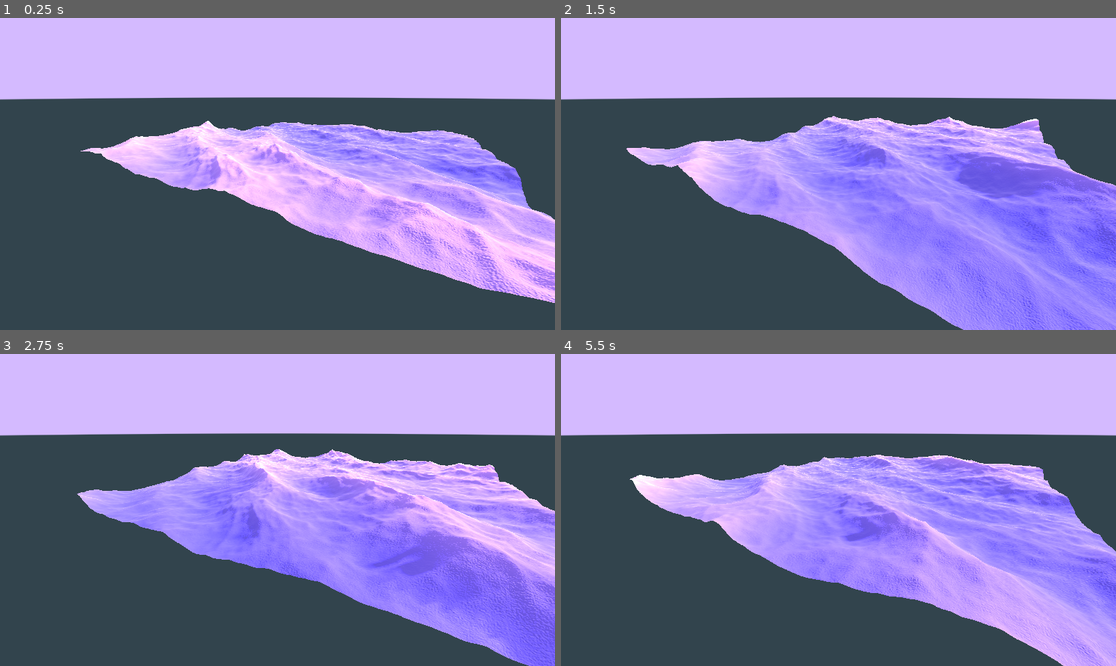
Above: before the commit, frames 1-4 (two rows, left to right).
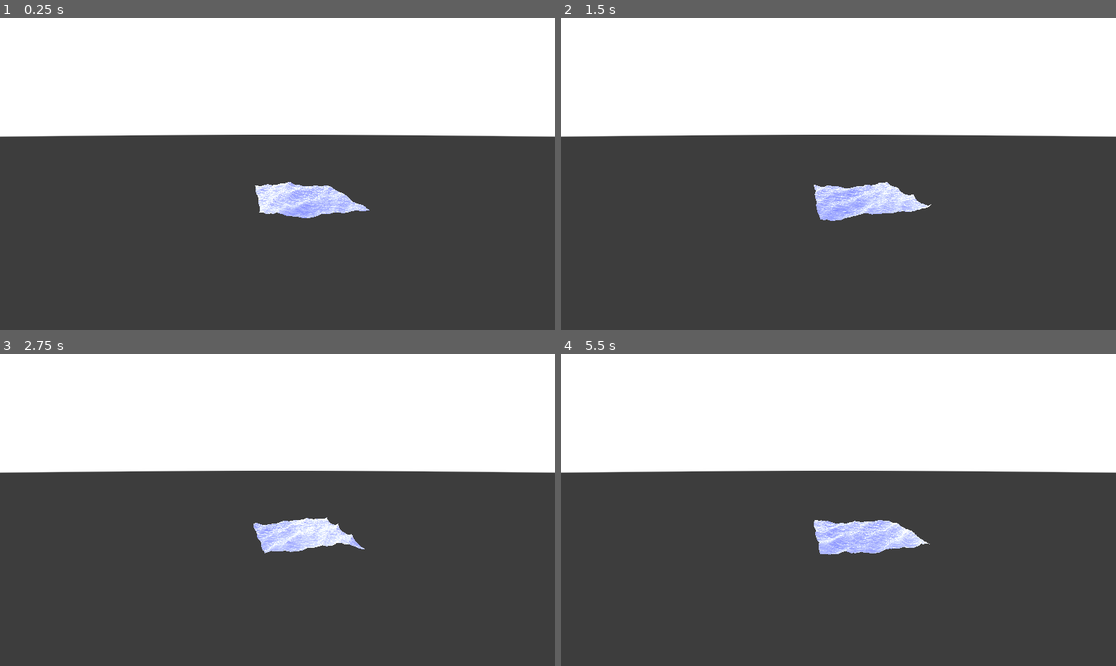
Above: after the commit, the same moments.

Repository: gersondekleuver/godot-gerstner-waves
Game: Godot game, scene res://stylized_wave/stylized_wave_scene.tscn
Same seed, same stepped clock (60 frames per second), same inputs: the game is played once before the commit and once after it.
Inputs:
- Up to frame 1 (0.25 s): no input
- Up to frame 2 (1.5 s): no input
- Up to frame 3 (2.75 s): no input
- Up to frame 4 (5.5 s): no input

The runs differ from the first frame. In frame 1, 61% of the frame differs, in the area x 0-100%, y 0-92%; in frame 2, 72%, in the area x 0-100%, y 0-100%; in frame 3, 68%; in frame 4, 68%.

Commit message:
small changes

Diff:
--- a/godot-ocean-shader-collection-4.3/project.godot
+++ b/godot-ocean-shader-collection-4.3/project.godot
@@ -17,4 +17,4 @@
 
 [editor]
 
-movie_writer/movie_file="C:/Users/kleuv/Documents/godot_games/godot-ocean-shader-collection-4.3/recording.avi"
+movie_writer/movie_file="C:/Users/kleuv/Documents/godot_games/godot_ocean_shaders/godot-ocean-shader-collection-4.3/recording.avi"
--- a/godot-ocean-shader-collection-4.3/stylized_wave/stylized_wave_scene.tscn
+++ b/godot-ocean-shader-collection-4.3/stylized_wave/stylized_wave_scene.tscn
@@ -38,9 +38,9 @@
 [sub_resource type="ShaderMaterial" id="ShaderMaterial_qpsmv"]
 render_priority = 0
 shader = ExtResource("1_tsmva")
-shader_parameter/albedo = Color(0.20871, 0.246509, 0.809763, 1)
+shader_parameter/albedo = Color(0.19855, 0.233522, 0.780771, 1)
 shader_parameter/albedo_fresnel = Color(1, 1, 1, 1)
-shader_parameter/albedo_foam = Color(1, 0.78116, 0.992192, 1)
+shader_parameter/albedo_foam = Color(1, 1, 1, 1)
 shader_parameter/roughness = 0.0
 shader_parameter/metallic = 0.2
 shader_parameter/normal_texture_speed_1 = 0.3
@@ -48,46 +48,37 @@
 shader_parameter/normal_texture_dir_1 = Vector2(0, 2)
 shader_parameter/normal_texture_dir_2 = Vector2(0.2, 0.2)
 shader_parameter/height_noise_amplitude = 0.7
-shader_parameter/height_noise_smoothness = 30.0
+shader_parameter/height_noise_smoothness = 25.0
 shader_parameter/height_noise_speed = 0.01
 shader_parameter/wave_1 = Vector4(1, 1, 0.2, 5)
 shader_parameter/wave_2 = Vector4(2, 1, 0.2, 3)
 shader_parameter/wave_3 = Vector4(1, 2, 0.15, 7)
 shader_parameter/wave_4 = Vector4(2, 1, 0.1, 12)
 shader_parameter/wave_5 = Vector4(3, 1, 0.1, 30)
-shader_parameter/pi = 3.14159
 shader_parameter/normal_texture_1 = SubResource("NoiseTexture2D_0mly1")
 shader_parameter/normal_texture_2 = SubResource("NoiseTexture2D_fdm30")
 shader_parameter/height_map = SubResource("NoiseTexture2D_yldqg")
 
 [sub_resource type="QuadMesh" id="QuadMesh_ialnf"]
 size = Vector2(20, 20)
-subdivide_width = 1000
-subdivide_depth = 1000
+subdivide_width = 500
+subdivide_depth = 500
 orientation = 1
 
-[sub_resource type="ShaderMaterial" id="ShaderMaterial_bsy87"]
-shader = ExtResource("2_g7crs")
-shader_parameter/sky_color = Color(0.832319, 0.730979, 1, 1)
-shader_parameter/horizion_color = Color(0.197736, 0.26787, 0.301854, 1)
+[sub_resource type="ShaderMaterial" id="ShaderMaterial_po4gd"]
+shader = ExtResource("2_66ck1")
+shader_parameter/sky_color = Color(1, 1, 1, 1)
+shader_parameter/horizion_color = Color(0.241156, 0.241156, 0.241156, 1)
 
-[sub_resource type="Sky" id="Sky_8ycf7"]
-sky_material = SubResource("ShaderMaterial_bsy87")
-radiance_size = 4
+[sub_resource type="Sky" id="Sky_o2kl1"]
+sky_material = SubResource("ShaderMaterial_po4gd")
 
-[sub_resource type="Environment" id="Environment_b7loj"]
+[sub_resource type="Environment" id="Environment_5lfyo"]
 background_mode = 2
-sky = SubResource("Sky_8ycf7")
+sky = SubResource("Sky_o2kl1")
 ambient_light_source = 3
 ambient_light_color = Color(1, 1, 1, 1)
 reflected_light_source = 2
-ssr_max_steps = 512
-sdfgi_bounce_feedback = 0.85
-sdfgi_min_cell_size = 15.0578
-sdfgi_cascade0_distance = 963.7
-sdfgi_max_distance = 15419.2
-sdfgi_y_scale = 2
-volumetric_fog_emission = Color(0, 0, 0.792157, 1)
 
 [node name="Root3D" type="Node3D"]
 
@@ -95,15 +86,16 @@
 transform = Transform3D(1, 0, 0, 0, 1, 0, 0, 0, 1, 0.0104599, 0.384985, -0.237265)
 material_override = SubResource("ShaderMaterial_qpsmv")
 mesh = SubResource("QuadMesh_ialnf")
+metadata/_edit_group_ = true
 
 [node name="DirectionalLight3D" type="DirectionalLight3D" parent="."]
-transform = Transform3D(-0.707107, 0.183013, -0.683013, 0, 0.965926, 0.258819, 0.707107, 0.183013, -0.683013, -12.5869, 8.288, -13.8257)
+transform = Transform3D(0.866025, -0.25, 0.433013, 0, 0.866025, 0.5, -0.5, -0.433013, 0.75, 2.06251, 2.71329, -0.139013)
 shadow_enabled = true
-shadow_blur = 2.894
+shadow_blur = 2.588
 directional_shadow_blend_splits = true
 
 [node name="Camera3D" type="Camera3D" parent="."]
-transform = Transform3D(-0.526956, -0.310106, 0.791298, 0, 0.931056, 0.364877, -0.849893, 0.192274, -0.490625, 13.4353, 3.68871, -5.58331)
+transform = Transform3D(-0.985996, -0.0338186, 0.163304, 0, 0.979223, 0.202787, -0.166769, 0.199947, -0.96551, 12.674, 14.7635, -42.6225)
 
 [node name="WorldEnvironment" type="WorldEnvironment" parent="."]
-environment = SubResource("Environment_b7loj")
+environment = SubResource("Environment_5lfyo")
--- a/godot-ocean-shader-collection-4.3/stylized_wave/visual_shaders/unoptimized_gerstner_wave.gdshader
+++ b/godot-ocean-shader-collection-4.3/stylized_wave/visual_shaders/unoptimized_gerstner_wave.gdshader
@@ -31,22 +31,20 @@
 uniform vec4 wave_4 = vec4(2,1,0.1,20);
 uniform vec4 wave_5 = vec4(3,1,0.1,30);
 
-// Misc
-uniform float pi = 3.14159;
-
 // Persitent variables
 varying float height;
 varying vec3 world_pos;
 
-float get_noise_height(vec2 pos, float y){
-	float wave = texture(height_map, pos / height_noise_smoothness + height_noise_speed * TIME).r;
+
+vec3 get_noise_height(sampler2D map,vec2 pos, float y){
+	vec3 wave = texture(map, pos / height_noise_smoothness + height_noise_speed * TIME).rgb;
 	return max(wave * height_noise_amplitude * y, wave / 3.0);
 }
 
 vec3 gerstner_wave(vec4 wave,vec3 pos, inout vec3 tangent, inout vec3 binormal){
 	float wave_length = wave.w;
 	float s = wave.z;
-	float k = 2.0 * pi / wave_length;
+	float k = 2.0 * PI / wave_length;
 	vec2 d = normalize(wave.xy);
 	float f = k * (dot(d,pos.xz) - sqrt(9.8 / k) * TIME);
 	float a = s / k;
@@ -82,21 +80,24 @@
 		+ gerstner_wave(wave_4, world_pos, tangent, binormal)
 		+ gerstner_wave(wave_5, world_pos, tangent, binormal);
 
-	VERTEX.y = p.x + get_noise_height(world_pos.xz, p.x);
+
+	VERTEX.y = p.x + get_noise_height(height_map, world_pos.xz, p.x).r;
 	VERTEX.x += p.y;
 	VERTEX.z += p.z;
 
 	// store height in presistent variable.
 	height = VERTEX.y;
 
+	// TODO - Settle on best approach for normals
+
 	// Adding central difference for recalculating noise normals.
-	vec2 e = vec2(0.1, 0.0);
+	vec2 e = vec2(0.02, 0.0);
 	NORMAL = normalize(vec3(
-		get_noise_height(world_pos.xz - e , height)
-		- get_noise_height(world_pos.xz + e , height),
+		get_noise_height(height_map, world_pos.xz - e , height).r
+		- get_noise_height(height_map, world_pos.xz + e , height).r,
 		2.0 * e.x,
-		get_noise_height(world_pos.xz - e.yx , height)
-		- get_noise_height(world_pos.xz + e.yx , height)
+		get_noise_height(height_map, world_pos.xz - e.yx , height).r
+		- get_noise_height(height_map, world_pos.xz + e.yx , height).r
 		));
 
 	// Used to calculate normals for gerstner waves
@@ -121,10 +122,13 @@
 		texture(normal_texture_2, world_pos.xz + time_2).rgb,
 		0.5);
 
-	float basic_fresnel = fresnel(16, NORMAL, VIEW);
+
+	float basic_fresnel = fresnel(7, NORMAL, VIEW);
 	vec3 surface_color = mix(albedo, albedo_fresnel, basic_fresnel);
-	vec3 final_color = mix(albedo_foam, surface_color,
-		normalize(vec2(distance(height, 1.3), 1.4)).x);
+	vec3 final_color = mix(
+		albedo_foam, surface_color,
+		normalize(vec2(distance(height, 2.1), 1.5)).x
+	);
 
 	ALBEDO = final_color;
 	METALLIC = metallic;
Not shown: 1 places in godot-ocean-shader-collection-4.3/stylized_wave/stylized_wave_scene.tscn that only renumber resources
